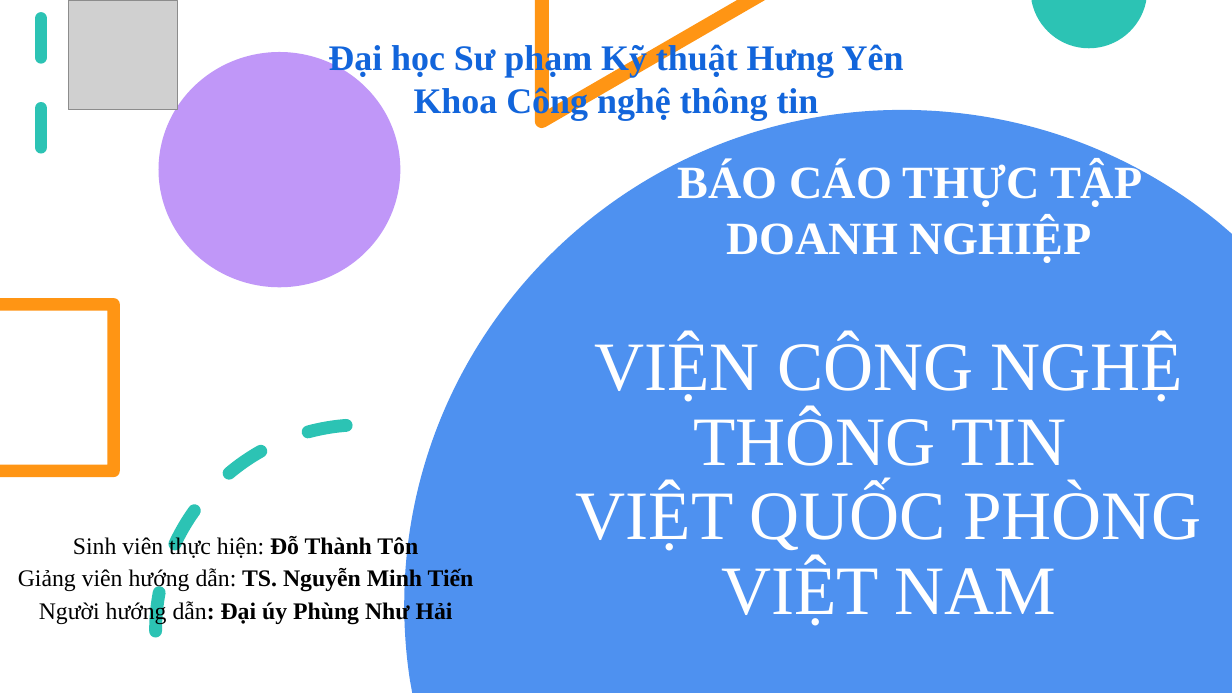
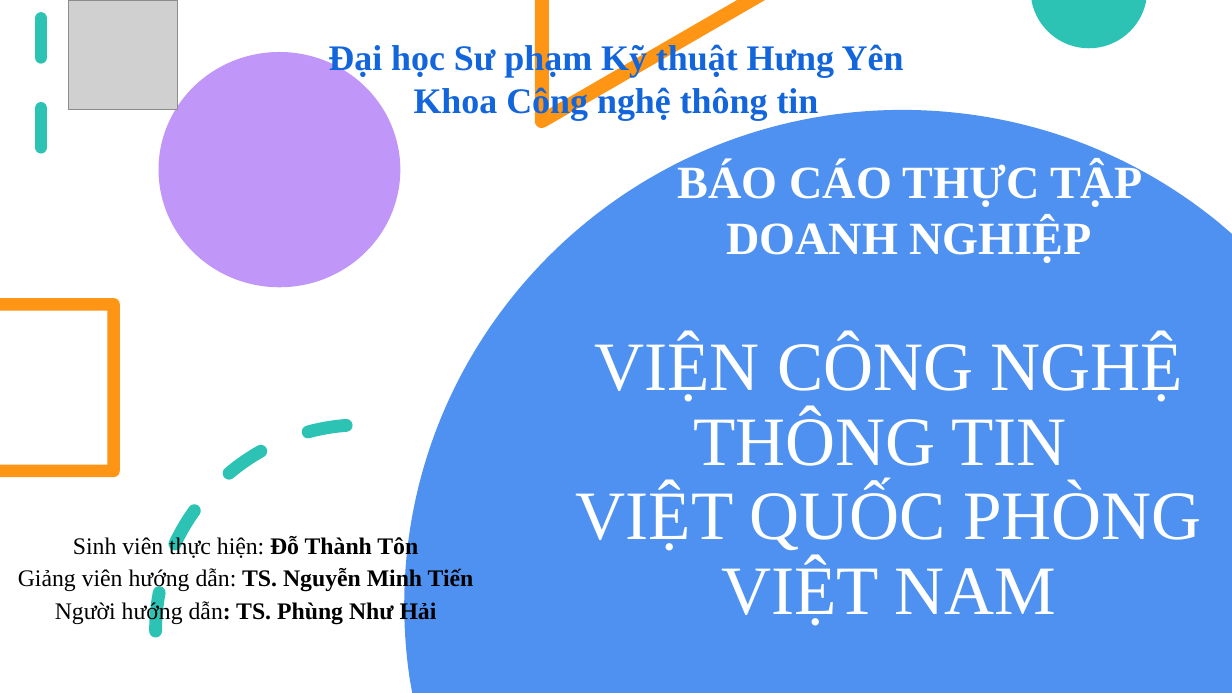
Before and after one commit to thanhtonvk/ThucTap, a slide deck: slide 1 of Báo cáo thực tập.pptx. Drawn at 1232x693 pixels with LibreOffice and Linux fonts; fonts in the diff are those of the drawing; grey boxes stand for pictures. Boxes give left, top, right and bottom in pixels: in the first picture for what was removed or moved away, otherwise in the second. Text is boxed around its words. In the diff, an @@ line names an element or a change of style, - is before the commit and + after.

```diff
--- a/Báo cáo thực tập.pptx
+++ b/Báo cáo thực tập.pptx
@@ subtitle at box(55, 601, 437, 625): text changed @@
-Người hướng dẫn: Đại úy Phùng Như Hải
+Người hướng dẫn: TS. Phùng Như Hải
```
Also in this commit, not shown: 5 other files.
